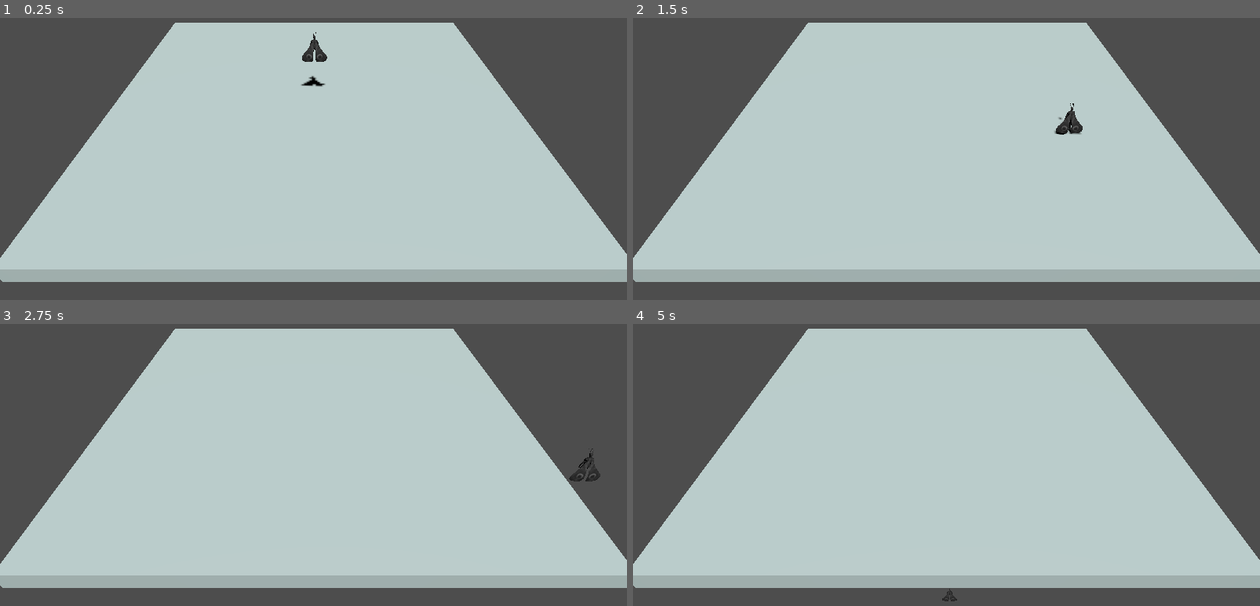
Above: before the commit, frames 1-4 (two rows, left to right).
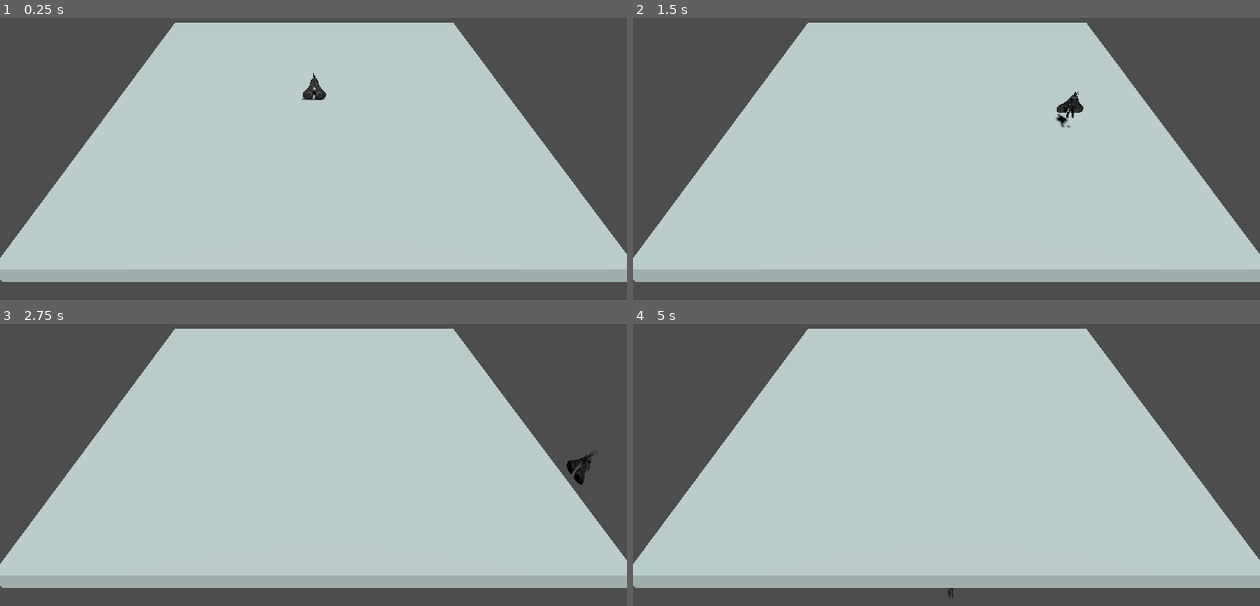
Above: after the commit, the same moments.

Repository: matteomiceli/mothman
Game: Godot game, scene res://world.tscn
Two runs of this game, one before a commit and one after it. Both use one fixed random seed, a clock stepped at 60 frames per second and the inputs below.
Inputs:
- Up to frame 1 (0.25 s): no input
- Up to frame 2 (1.5 s): hold D (strafe_right) 0.53-1.28 s; tap Shift (dash) at 0.6, 1.35 s; tap Space (jump) at 0.77 s; hold S (move_back) from 1.28 s (still down)
- Up to frame 3 (2.75 s): tap Space (jump) at 1.52 s; release S (move_back) at 2.03 s; hold D (strafe_right) from 2.03 s (still down); tap Shift (dash) at 2.1 s
- Up to frame 4 (5 s): release D (strafe_right) at 2.78 s; hold W (move_forward) 2.78-3.53 s; tap Shift (dash) at 2.85, 3.6, 4.35 s; tap Space (jump) at 3.02, 3.77, 4.52 s; hold A (strafe_left) from 3.53 s (still down); tap Enter at 4.25 s

The runs differ from the first frame. In frame 1, 0.4% of the frame differs, in the area x 47-53%, y 5-30%; in frame 2, 0.4%; in frame 3, 0.3%; in frame 4, less than 0.1%.

Commit message:
feat: player rotation

Diff:
--- a/player-controller.gd
+++ b/player-controller.gd
@@ -1,26 +1,39 @@
 extends CharacterBody3D
 
-const SPEED = 6
-const JUMP_VELOCITY = 5
+const SPEED := 6
+const JUMP_VELOCITY := 5
 
 # Dash
-var is_dashing = false
+var is_dashing := false
 var dash_velocity: Vector3
 const DASH_FORCE = 40
 const DASH_DECAY = 200
 
-func apply_gravity(delta: float):
-	velocity += get_gravity() * delta
+
+func _physics_process(delta: float):
+	handle_movement(delta)
+	apply_gravity(delta)
+
+	move_and_slide()
 
 
+func apply_gravity(delta: float):
+	if not is_on_floor():
+		velocity += get_gravity() * delta
+
 func handle_movement(delta: float):
-	var input := Input.get_vector("strafe_left", "strafe_right", "move_forward", "move_back")
+	var input_dir := Input.get_vector("strafe_left", "strafe_right", "move_forward", "move_back")
 	handle_dash_decay(delta)
 
 	# TODO: this feels like it wants to be distilled down to an `apply_speed_modifiers` function that
 	# applies all speed modifiers on the player, not just the dash modifier
-	velocity.x = (input.x * SPEED) + dash_velocity.x
-	velocity.z = (input.y * SPEED) + dash_velocity.z
+	velocity.x = (input_dir.x * SPEED) + dash_velocity.x
+	velocity.z = (input_dir.y * SPEED) + dash_velocity.z
+
+ 	# Handle player rotation
+	var look_direction := Vector3(input_dir.x, 0, input_dir.y)
+	if not position.is_equal_approx(position - look_direction):
+		self.look_at(position + look_direction)
 
 	if Input.is_action_just_pressed("jump"):
 		if is_on_floor():
@@ -29,8 +42,8 @@
 	if Input.is_action_just_pressed("dash"):
 		if not is_dashing:
 			is_dashing = true
-			dash_velocity.x = input.x * DASH_FORCE
-			dash_velocity.z = input.y * DASH_FORCE
+			dash_velocity.x = input_dir.x * DASH_FORCE
+			dash_velocity.z = input_dir.y * DASH_FORCE
 
 
 func handle_dash_decay(delta: float):
@@ -43,11 +56,3 @@
 	else:
 		dash_velocity = Vector3.ZERO
 		is_dashing = false
-
-
-func _physics_process(delta: float):
-	handle_movement(delta)
-	apply_gravity(delta)
-
-
-	move_and_slide()
--- a/player.tscn
+++ b/player.tscn
@@ -3,22 +3,23 @@
 [ext_resource type="Script" uid="uid://cfxir6p8q1ey1" path="res://player-controller.gd" id="1_4flbx"]
 [ext_resource type="PackedScene" uid="uid://d4jwapdkj6pnx" path="res://scene.gltf" id="2_onrkg"]
 
+[sub_resource type="CapsuleShape3D" id="CapsuleShape3D_sh265"]
+
 [sub_resource type="CapsuleMesh" id="CapsuleMesh_sh265"]
-
-[sub_resource type="CapsuleShape3D" id="CapsuleShape3D_sh265"]
 
 [node name="Player" type="Node3D"]
 
 [node name="CharacterBody3D" type="CharacterBody3D" parent="."]
 script = ExtResource("1_4flbx")
 
-[node name="MeshInstance3D" type="MeshInstance3D" parent="CharacterBody3D"]
-visible = false
-mesh = SubResource("CapsuleMesh_sh265")
+[node name="MothmanModel" parent="CharacterBody3D" instance=ExtResource("2_onrkg")]
+transform = Transform3D(-1, 0, -8.74228e-08, 0, 1, 0, 8.74228e-08, 0, -1, 0, 0, 0)
 
 [node name="CollisionShape3D" type="CollisionShape3D" parent="CharacterBody3D"]
 transform = Transform3D(1, 0, 0, 0, 1, 0, 0, 0, 1, 0, 1.00278, 0)
 shape = SubResource("CapsuleShape3D_sh265")
 
-[node name="Sketchfab_Scene" parent="CharacterBody3D" instance=ExtResource("2_onrkg")]
-transform = Transform3D(-1, 0, 8.74228e-08, 0, 1, 0, -8.74228e-08, 0, -1, 0, 0, 0)
+[node name="MeshInstance3D" type="MeshInstance3D" parent="CharacterBody3D"]
+transform = Transform3D(1, 0, 0, 0, 1, 0, 0, 0, 1, 0, -2.38419e-07, 0)
+visible = false
+mesh = SubResource("CapsuleMesh_sh265")
--- a/world.tscn
+++ b/world.tscn
@@ -9,7 +9,6 @@
 transform = Transform3D(1, 0, 0, 0, 1, 0, 0, 0, 1, 0, -0.5, 0)
 
 [node name="Player" parent="." instance=ExtResource("2_fj7yv")]
-transform = Transform3D(1, 0, 0, 0, 1, 0, 0, 0, 1, 0, 3.38796, 0)
 
 [node name="Camera3D" type="Camera3D" parent="."]
 transform = Transform3D(1, 0, 0, 0, 0.797542, 0.603263, 0, -0.603263, 0.797542, -0.0660871, 16.0572, 25.4476)
